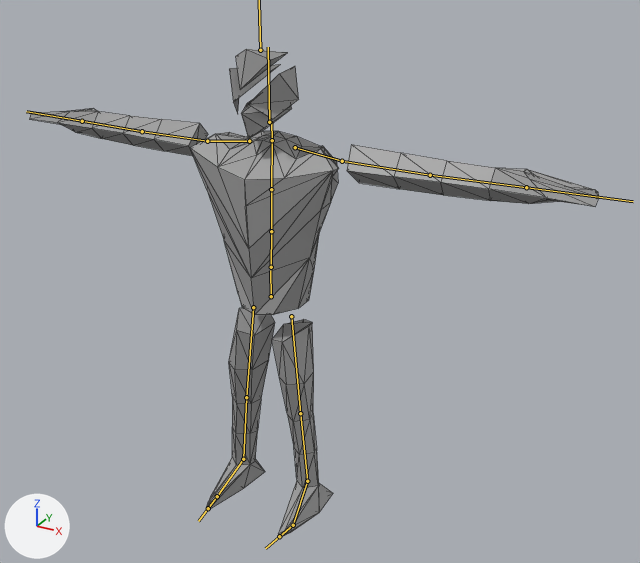
What one commit did to the glTF model glb_imports/8164_meshes.glb.
Rendered twice from a 50 mm lens placed at (21.0, -33.5, 30.3), pointed at (1.3, 2.3, 12.4). The lights are fixed; the arrows at lower left show +X, +Y and +Z. The bones that bend it are drawn over the model as lines. Mesh edges are drawn as thin lines.

Objects in the first picture: 'Body.001'.
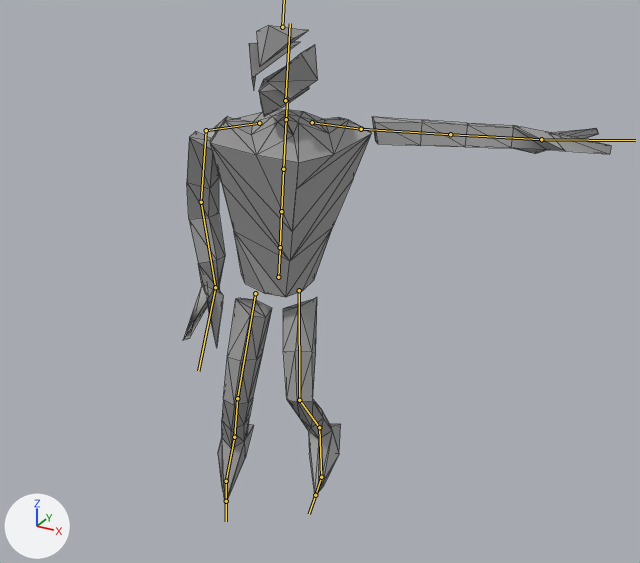
The newer file adds an action. The first version stands in its rest pose; the second is drawn at frame 8 of the action 'LeftArmRecall'.

What differs and where, as boxes (x1, y1, x2, y2) in the pictures (640 x 563 px):
'Body.001', posed (25% narrower)
    before: (29, 49, 599, 537)
    after: (183, 25, 611, 503)
bone 'mixamorig:Hips', root to tip
    before: (271, 296) to (270, 270)
    after: (278, 277) to (280, 250)
bone 'mixamorig:Neck', root to tip
    before: (272, 140) to (271, 121)
    after: (286, 119) to (287, 99)
bone 'mixamorig:LeftArm', root to tip
    before: (342, 161) to (430, 175)
    after: (361, 129) to (450, 134)
bone 'mixamorig:LeftForeArm', root to tip
    before: (430, 175) to (526, 187)
    after: (450, 134) to (541, 139)
bone 'mixamorig:LeftHand', root to tip
    before: (526, 187) to (633, 201)
    after: (541, 139) to (635, 140)
bone 'mixamorig:RightArm', root to tip
    before: (207, 141) to (142, 131)
    after: (206, 130) to (201, 202)
bone 'mixamorig:RightForeArm', root to tip
    before: (142, 131) to (82, 121)
    after: (201, 202) to (215, 287)
bone 'mixamorig:RightHand', root to tip
    before: (82, 121) to (26, 111)
    after: (215, 287) to (198, 371)
bone 'mixamorig:LeftUpLeg', root to tip
    before: (291, 316) to (300, 413)
    after: (299, 290) to (299, 400)
bone 'mixamorig:LeftLeg', root to tip
    before: (300, 413) to (307, 481)
    after: (299, 400) to (319, 427)
bone 'mixamorig:LeftFoot', root to tip
    before: (307, 481) to (293, 525)
    after: (319, 427) to (321, 477)
bone 'mixamorig:RightUpLeg', root to tip
    before: (253, 307) to (246, 397)
    after: (255, 293) to (237, 398)
bone 'mixamorig:RightLeg', root to tip
    before: (246, 397) to (243, 459)
    after: (237, 398) to (234, 437)
bone 'mixamorig:RightFoot', root to tip
    before: (243, 459) to (217, 496)
    after: (234, 437) to (226, 481)

What changed in the scene script:
```text
Change bone_mixamorig_hips:
    where bone_mixamorig_hips = bpy.data.objects['Armature'].pose.bones['mixamorig:Hips']
    bone_mixamorig_hips.location: (0.0, 0.0, 0.0) -> (0.37, 1.06, -0.14)
    bone_mixamorig_hips.rotation_quaternion: (1.0, 0.0, 0.0, 0.0) -> (0.923, 0.017, 0.382, -0.04)  # degrees (0, 0, 0) -> degrees (0, 45, -5)
Change bone_mixamorig_neck:
    where bone_mixamorig_neck = bpy.data.objects['Armature'].pose.bones['mixamorig:Neck']  # child of 'mixamorig:Spine2'
    bone_mixamorig_neck.rotation_quaternion: (1.0, 0.0, 0.0, 0.0) -> (0.924, 0.0, -0.383, 0.0)  # degrees (0, 0, 0) -> degrees (0, -45, 0)
Change bone_mixamorig_leftarm:
    where bone_mixamorig_leftarm = bpy.data.objects['Armature'].pose.bones['mixamorig:LeftArm']  # child of 'mixamorig:LeftShoulder'
    bone_mixamorig_leftarm.rotation_quaternion: (1.0, 0.0, 0.0, 0.0) -> (0.844, 0.088, -0.492, 0.194)  # degrees (0, 0, 0) -> degrees (-5, -60, 29)
Change bone_mixamorig_leftforearm:
    where bone_mixamorig_leftforearm = bpy.data.objects['Armature'].pose.bones['mixamorig:LeftForeArm']  # child of 'mixamorig:LeftArm'
    bone_mixamorig_leftforearm.rotation_quaternion: (1.0, 0.0, 0.0, 0.0) -> (1.0, 0.012, 0.0, 0.003)  # degrees (0, 0, 0) -> degrees (1, 0, 0)
Change bone_mixamorig_lefthand:
    where bone_mixamorig_lefthand = bpy.data.objects['Armature'].pose.bones['mixamorig:LeftHand']  # child of 'mixamorig:LeftForeArm'
    bone_mixamorig_lefthand.rotation_quaternion: (1.0, 0.0, 0.0, 0.0) -> (0.776, -0.021, 0.63, 0.014)  # degrees (0, 0, 0) -> degrees (-4, 78, -1)
Change bone_mixamorig_rightarm:
    where bone_mixamorig_rightarm = bpy.data.objects['Armature'].pose.bones['mixamorig:RightArm']  # child of 'mixamorig:RightShoulder'
    bone_mixamorig_rightarm.rotation_quaternion: (1.0, 0.0, 0.0, 0.0) -> (0.681, 0.699, -0.209, 0.055)  # degrees (0, 0, 0) -> degrees (94, -21, -13)
Change bone_mixamorig_rightforearm:
    where bone_mixamorig_rightforearm = bpy.data.objects['Armature'].pose.bones['mixamorig:RightForeArm']  # child of 'mixamorig:RightArm'
    bone_mixamorig_rightforearm.rotation_quaternion: (1.0, 0.0, 0.0, 0.0) -> (0.942, 0.011, 0.004, -0.335)  # degrees (0, 0, 0) -> degrees (1, 1, -39)
Change bone_mixamorig_righthand:
    where bone_mixamorig_righthand = bpy.data.objects['Armature'].pose.bones['mixamorig:RightHand']  # child of 'mixamorig:RightForeArm'
    bone_mixamorig_righthand.rotation_quaternion: (1.0, 0.0, 0.0, 0.0) -> (0.522, -0.055, -0.834, 0.172)  # degrees (0, 0, 0) -> degrees (41, -122, -31)
Change bone_mixamorig_leftupleg:
    where bone_mixamorig_leftupleg = bpy.data.objects['Armature'].pose.bones['mixamorig:LeftUpLeg']  # child of 'mixamorig:Hips'
    bone_mixamorig_leftupleg.rotation_quaternion: (1.0, 0.0, 0.0, 0.0) -> (0.913, 0.33, 0.238, -0.014)  # degrees (0, 0, 0) -> degrees (42, 26, 8)
Change bone_mixamorig_leftleg:
    where bone_mixamorig_leftleg = bpy.data.objects['Armature'].pose.bones['mixamorig:LeftLeg']  # child of 'mixamorig:LeftUpLeg'
    bone_mixamorig_leftleg.rotation_quaternion: (1.0, 0.0, 0.0, 0.0) -> (0.81, -0.587, -0.002, 0.003)  # degrees (0, 0, 0) -> degrees (-72, 0, 0)
Change bone_mixamorig_leftfoot:
    where bone_mixamorig_leftfoot = bpy.data.objects['Armature'].pose.bones['mixamorig:LeftFoot']  # child of 'mixamorig:LeftLeg'
    bone_mixamorig_leftfoot.rotation_quaternion: (1.0, 0.0, 0.0, 0.0) -> (0.99, 0.132, -0.029, -0.034)  # degrees (0, 0, 0) -> degrees (15, -3, -4)
Change bone_mixamorig_rightupleg:
    where bone_mixamorig_rightupleg = bpy.data.objects['Armature'].pose.bones['mixamorig:RightUpLeg']  # child of 'mixamorig:Hips'
    bone_mixamorig_rightupleg.rotation_quaternion: (1.0, 0.0, 0.0, 0.0) -> (0.978, 0.124, 0.169, -0.021)  # degrees (0, 0, 0) -> degrees (14, 20, 0)
Change bone_mixamorig_rightleg:
    where bone_mixamorig_rightleg = bpy.data.objects['Armature'].pose.bones['mixamorig:RightLeg']  # child of 'mixamorig:RightUpLeg'
    bone_mixamorig_rightleg.rotation_quaternion: (1.0, 0.0, 0.0, 0.0) -> (0.935, -0.356, 0.001, -0.003)  # degrees (0, 0, 0) -> degrees (-42, 0, 0)
Change bone_mixamorig_rightfoot:
    where bone_mixamorig_rightfoot = bpy.data.objects['Armature'].pose.bones['mixamorig:RightFoot']  # child of 'mixamorig:RightLeg'
    bone_mixamorig_rightfoot.rotation_quaternion: (1.0, 0.0, 0.0, 0.0) -> (0.991, -0.132, 0.023, 0.028)  # degrees (0, 0, 0) -> degrees (-15, 3, 3)
```
